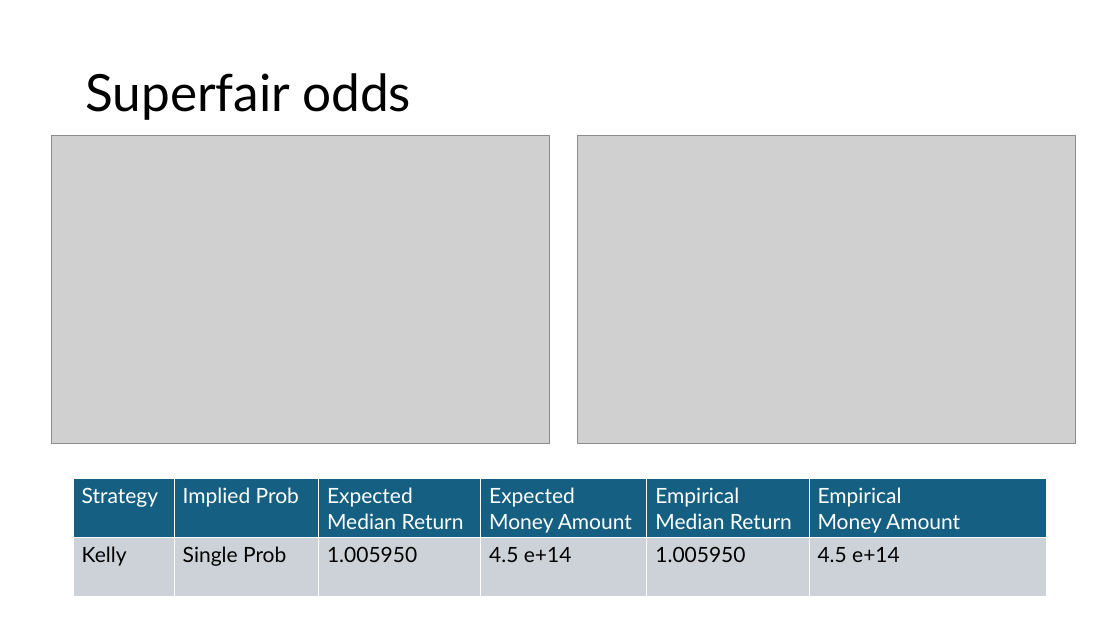
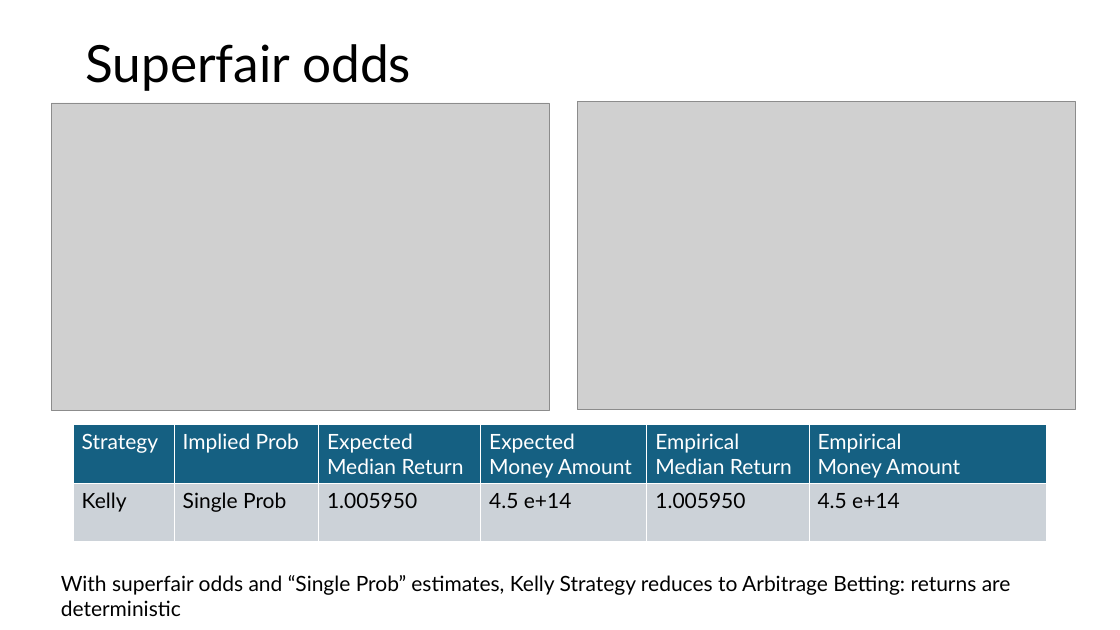
Before and after one commit to alepigna12/stats_bets, a slide deck: slide 16 of presentation/sports_betting_term4.pptx (slide 15 before the commit). Drawn at 1120x630 pixels with LibreOffice and Linux fonts; fonts in the diff are those of the drawing; grey boxes stand for pictures. Boxes give left, top, right and bottom in pixels: in the first picture for what was removed or moved away, otherwise in the second. Text is boxed around its words. In the diff, an @@ line names an element or a change of style, - is before the commit and + after.

Commit message:
Updated presentation

```diff
--- a/presentation/sports_betting_term4.pptx
+++ b/presentation/sports_betting_term4.pptx
@@ title "Superfair odds": place and size @@
-title "Superfair odds" at <box>85,73,411,120</box>
+title "Superfair odds" at <box>85,44,411,91</box>
@@ picture: place and size @@
-picture at <box>51,135,549,444</box>
+picture at <box>51,103,549,412</box>
@@ picture: place and size @@
-picture at <box>577,135,1075,444</box>
+picture at <box>577,102,1075,410</box>
@@ table: place and size @@
-table at <box>73,479,1047,597</box>
+table at <box>73,424,1047,542</box>
@@ text added at <box>61,575,1011,616</box>, 18 pt, text #000000 @@
+With superfair odds and “Single Prob” estimates, Kelly Strategy reduces to Arbitrage Betting: returns are deterministic
```
Also in this commit, not shown: 2 other slides changed, 2 slides added, 1 other file.
